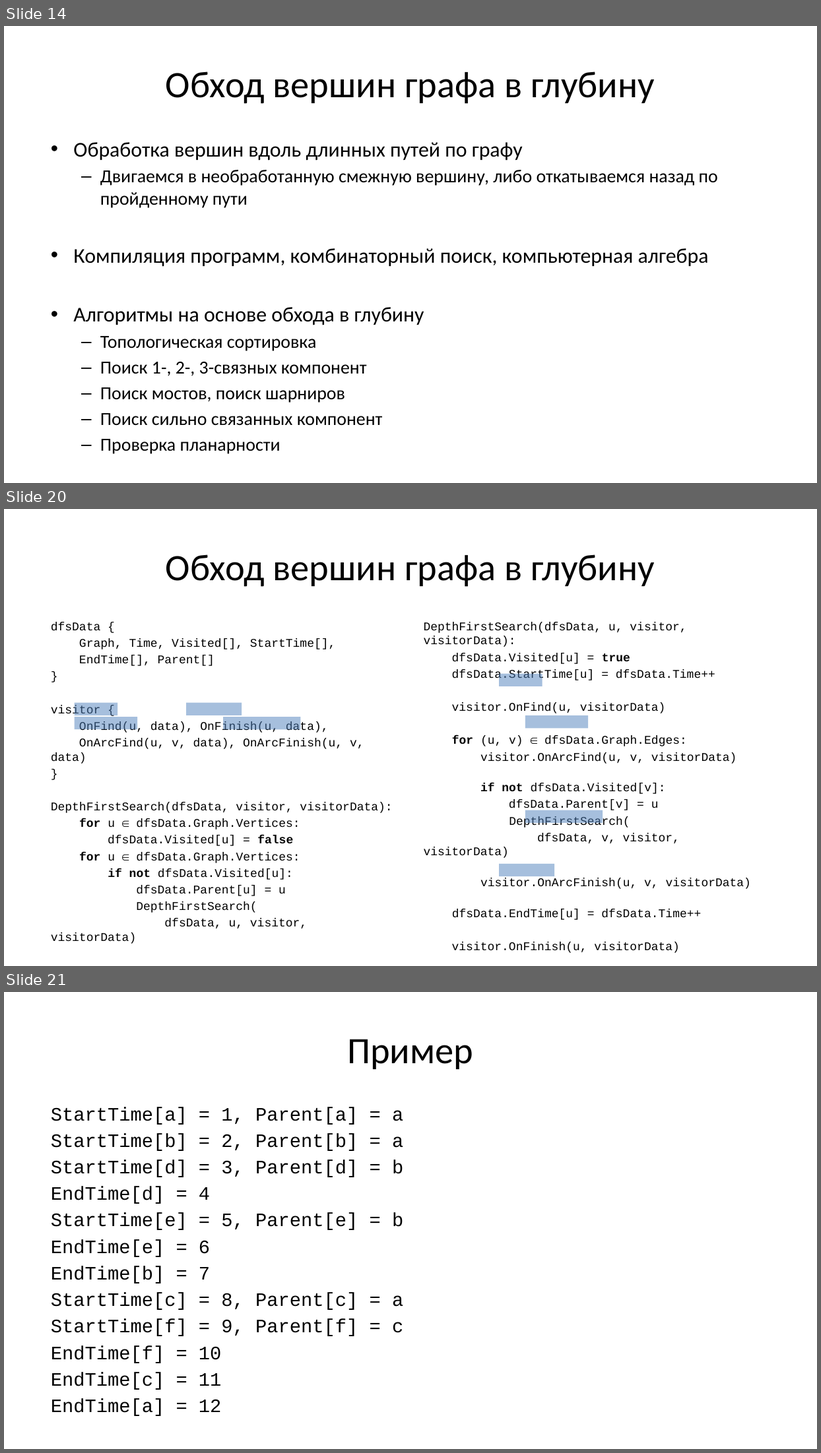
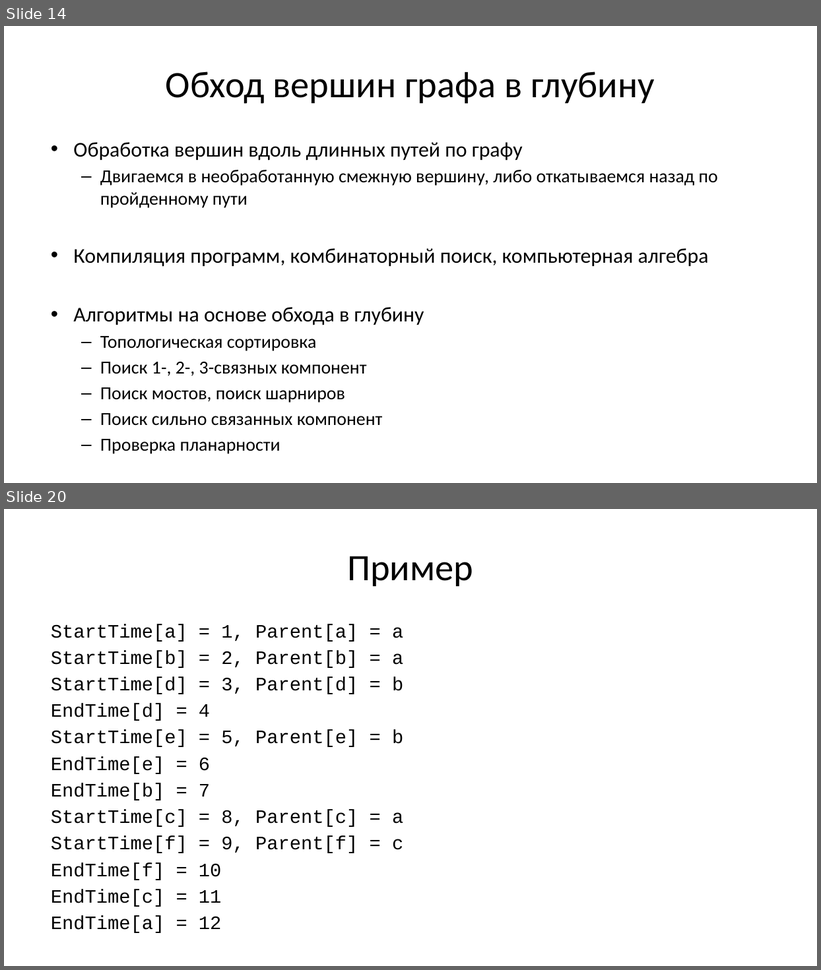
Before and after one commit to Evgueni-Petrov-aka-espetrov/Algorithms-and-Programming-in-C-pptx, a slide deck: 16 Обходы и каркасы графа.pptx. Shown one above the other, each under a label of ours: slides 14, 20 and 21 before the commit, slides 14 and 20 after it; the slides between them are not shown. The pictures are 821x1453 and 821x970 pixels, drawn with LibreOffice and Linux fonts; fonts in the diff are those of the drawing. Boxes give left, top, right and bottom in pixels: in the first picture for what was removed or moved away, otherwise in the second. Text is boxed around its words. In the diff, an @@ line names an element or a change of style, - is before the commit and + after.

```diff
--- a/16 Обходы и каркасы графа.pptx
+++ b/16 Обходы и каркасы графа.pptx
@@ slide 20 removed at [4,509,817,966], background #FFFFFF @@
@@ title removed at [166,555,655,587] @@
-Обход вершин графа в глубину
@@ text removed at [51,622,392,913] @@
-dfsData {
-Graph, Time, Visited[], StartTime[],
-EndTime[], Parent[]
-}
-visitor {
-OnFind(u, data), OnFinish(u, data),
-OnArcFind(u, v, data), OnArcFinish(u, v, data)
-}
-DepthFirstSearch(dfsData, visitor, visitorData):
-for u ∈ dfsData.Graph.Vertices:
-dfsData.Visited[u] = false
-for u ∈ dfsData.Graph.Vertices:
-if not dfsData.Visited[u]:
-dfsData.Parent[u] = u
-DepthFirstSearch(
-dfsData, u, visitor, visitorData)
@@ text removed at [424,622,751,920] @@
-DepthFirstSearch(dfsData, u, visitor, visitorData):
-dfsData.Visited[u] = true
-dfsData.StartTime[u] = dfsData.Time++
-visitor.OnFind(u, visitorData)
-for (u, v) ∈ dfsData.Graph.Edges:
-visitor.OnArcFind(u, v, visitorData)
-if not dfsData.Visited[v]:
-dfsData.Parent[v] = u
-DepthFirstSearch(
-dfsData, v, visitor, visitorData)
-visitor.OnArcFinish(u, v, visitorData)
-dfsData.EndTime[u] = dfsData.Time++
-visitor.OnFinish(u, visitorData)
@@ rectangle removed at [499,674,543,687] @@
@@ rectangle removed at [74,703,118,716] @@
@@ rectangle removed at [186,703,242,716] @@
@@ rectangle removed at [74,717,137,729] @@
@@ rectangle removed at [224,717,301,730] @@
@@ rectangle removed at [525,716,588,729] @@
@@ rectangle removed at [525,811,603,823] @@
@@ rectangle removed at [499,864,555,877] @@
@@ what was slide 21 is now slide 20 @@
```
Also in this commit, not shown: 27 slides changed, 3 slides added.
